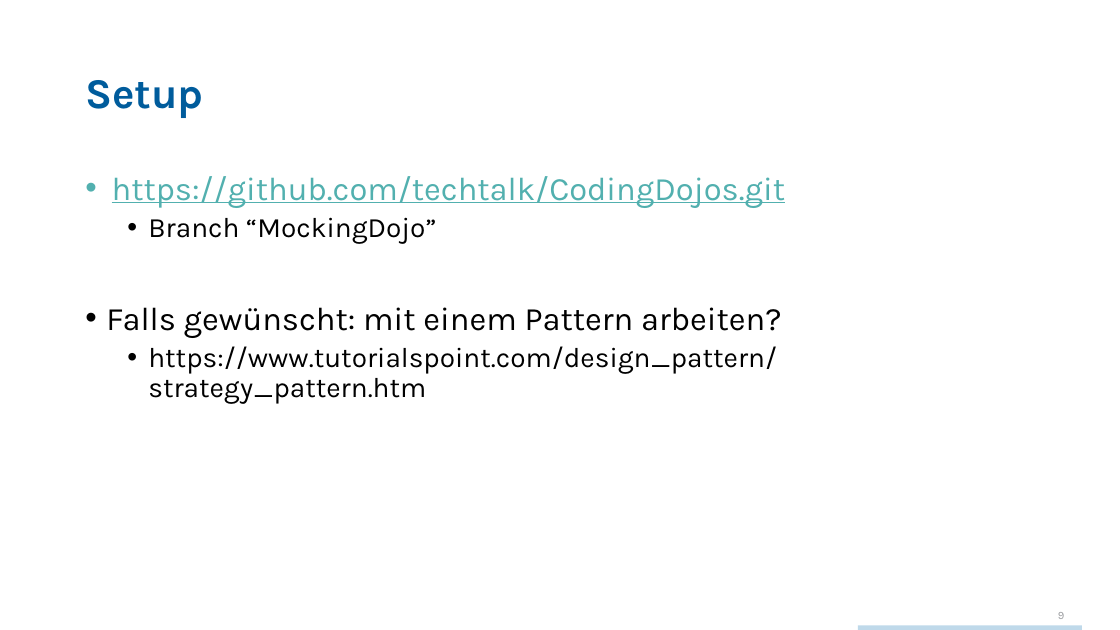
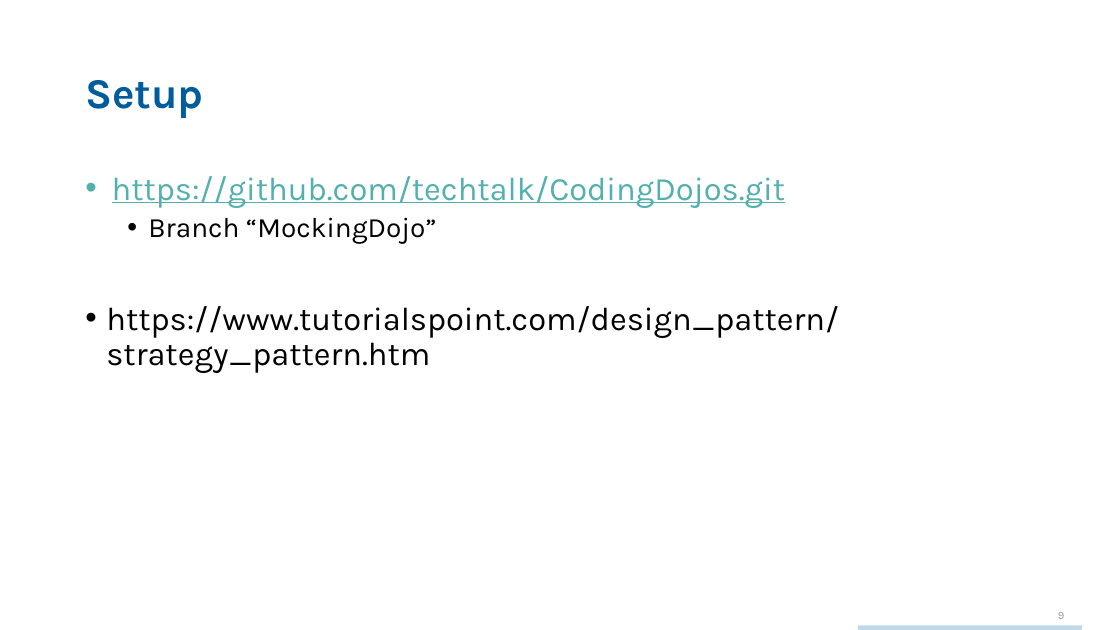
Before and after one commit to techtalk/CodingDojos, a slide deck: slide 9 of Mocking/CodingDojo_Mocking.pptx. Drawn at 1120x630 pixels with LibreOffice and Linux fonts; fonts in the diff are those of the drawing; background and template pictures are left out. Boxes give left, top, right and bottom in pixels: in the first picture for what was removed or moved away, otherwise in the second. Text is boxed around its words. In the diff, an @@ line names an element or a change of style, - is before the commit and + after.

```diff
--- a/Mocking/CodingDojo_Mocking.pptx
+++ b/Mocking/CodingDojo_Mocking.pptx
@@ text at (106, 307, 782, 338): paragraph removed @@
-• Falls gewünscht: mit einem Pattern arbeiten?
@@ text at (106, 306, 839, 373): size 24 to 28 pt in "https://www.tutorialspoint.com/design_pattern/strategy_patte ..."; list level 2 to 1 in "https://www.tutorialspoint.com/design_pattern/strategy_patte ..." @@
```
Also in this commit, not shown: 2 other slides changed, 4 other files.
